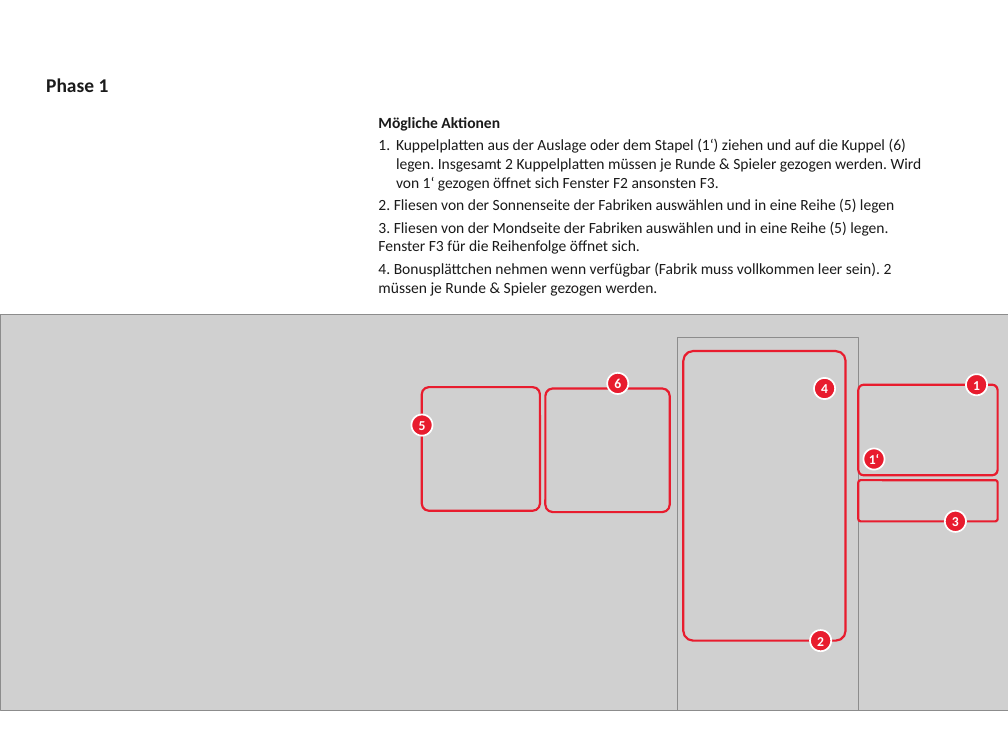
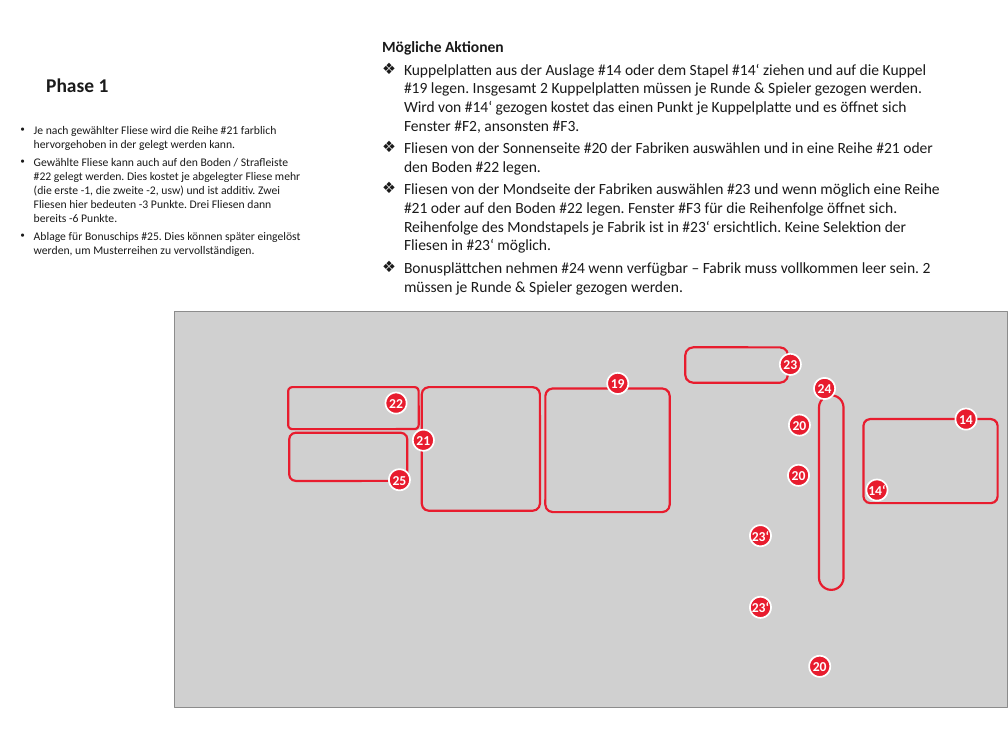
Before and after one commit to artfox1985/mosaic-AI, a slide deck: slide 6 of docs/game_manual_GUI.pptx. Drawn at 1008x756 pixels with LibreOffice and Linux fonts; fonts in the diff are those of the drawing; grey boxes stand for pictures. Boxes give left, top, right and bottom in pixels: in the first picture for what was removed or moved away, otherwise in the second. Text is boxed around its words. In the diff, an @@ line names an element or a change of style, - is before the commit and + after.

```diff
--- a/docs/game_manual_GUI.pptx
+++ b/docs/game_manual_GUI.pptx
@@ text "Mögliche Aktionen": place and size @@
-text "Mögliche Aktionen" at <box>378,117,922,296</box>
+text "Mögliche Aktionen" at <box>382,41,939,295</box>
@@ text at <box>404,64,939,295</box>: text changed @@
-1. Kuppelplatten aus der Auslage oder dem Stapel (1‘) ziehen und auf die Kuppel (6) legen. Insgesamt 2 Kuppelplatten müssen je Runde & Spieler gezogen werden. Wird von 1‘ gezogen öffnet sich Fenster F2 ansonsten F3.
-2. Fliesen von der Sonnenseite der Fabriken auswählen und in eine Reihe (5) legen
-3. Fliesen von der Mondseite der Fabriken auswählen und in eine Reihe (5) legen. Fenster F3 für die Reihenfolge öffnet sich.
-4. Bonusplättchen nehmen wenn verfügbar (Fabrik muss vollkommen leer sein). 2 müssen je Runde & Spieler gezogen werden.
+❖ Kuppelplatten aus der Auslage #14 oder dem Stapel #14‘ ziehen und auf die Kuppel #19 legen. Insgesamt 2 Kuppelplatten müssen je Runde & Spieler gezogen werden. Wird von #14‘ gezogen kostet das einen Punkt je Kuppelplatte und es öffnet sich Fenster #F2, ansonsten #F3.
+❖ Fliesen von der Sonnenseite #20 der Fabriken auswählen und in eine Reihe #21 oder den Boden #22 legen.
+❖ Fliesen von der Mondseite der Fabriken auswählen #23 und wenn möglich eine Reihe #21 oder auf den Boden #22 legen. Fenster #F3 für die Reihenfolge öffnet sich. Reihenfolge des Mondstapels je Fabrik ist in #23‘ ersichtlich. Keine Selektion der Fliesen in #23‘ möglich.
+❖ Bonusplättchen nehmen #24 wenn verfügbar – Fabrik muss vollkommen leer sein. 2 müssen je Runde & Spieler gezogen werden.
@@ text added at <box>34,126,301,256</box>, 12 pt, text #1A1A1A @@
+• Je nach gewählter Fliese wird die Reihe #21 farblich hervorgehoben in der gelegt werden kann.
+• Gewählte Fliese kann auch auf den Boden / Strafleiste #22 gelegt werden. Dies kostet je abgelegter Fliese mehr (die erste -1, die zweite -2, usw) und ist additiv. Zwei Fliesen hier bedeuten -3 Punkte. Drei Fliesen dann bereits -6 Punkte.
+• Ablage für Bonuschips #25. Dies können später eingelöst werden, um Musterreihen zu vervollständigen.
@@ picture: place and size @@
-picture at <box>0,315,1008,710</box>
+picture at <box>174,312,1007,707</box>
@@ picture removed at <box>677,337,858,710</box> @@
@@ proportions changed in 3 elements at <box>864,419,998,503</box>, <box>819,395,843,590</box>, <box>685,347,788,383</box> @@
@@ rounded rectangle: place and size @@
-rounded rectangle at <box>858,481,997,522</box>
+rounded rectangle at <box>685,347,788,383</box>
@@ ellipse added at <box>780,354,801,375</box>, fill #E81C2E, outline #FFFFFF 1.75 pt, 14 pt, text #FFFFFF, bold @@
+23
@@ rounded rectangle added at <box>288,387,418,429</box>, outline #E81C2E 2.25 pt @@
@@ text in ellipse at <box>611,379,625,393</box>: text changed @@
-6
+19
@@ text in ellipse at <box>818,384,832,398</box>: text changed @@
-4
+24
@@ ellipse added at <box>385,392,406,413</box>, fill #E81C2E, outline #FFFFFF 1.75 pt, 14 pt, text #FFFFFF, bold @@
+22
@@ ellipse added at <box>789,415,810,436</box>, fill #E81C2E, outline #FFFFFF 1.75 pt, 14 pt, text #FFFFFF, bold @@
+20
@@ rounded rectangle: place and size @@
-rounded rectangle at <box>684,351,846,640</box>
+rounded rectangle at <box>819,395,843,590</box>
@@ rounded rectangle: place and size @@
-rounded rectangle at <box>858,385,997,475</box>
+rounded rectangle at <box>864,419,998,503</box>
@@ ellipse "14": place and size @@
-ellipse "14" at <box>966,374,987,395</box>
+ellipse "14" at <box>955,408,976,429</box>
@@ text in ellipse at <box>959,415,973,429</box>: text changed @@
-1
+14
@@ rounded rectangle added at <box>289,433,408,481</box>, outline #E81C2E 2.25 pt @@
@@ ellipse "21": place and size @@
-ellipse "21" at <box>411,415,432,436</box>
+ellipse "21" at <box>413,429,434,450</box>
@@ text in ellipse at <box>416,436,430,450</box>: text changed @@
-5
+21
@@ ellipse added at <box>389,469,410,490</box>, fill #E81C2E, outline #FFFFFF 1.75 pt, 14 pt, text #FFFFFF, bold @@
+25
@@ ellipse added at <box>788,465,809,486</box>, fill #E81C2E, outline #FFFFFF 1.75 pt, 14 pt, text #FFFFFF, bold @@
+20
@@ ellipse "14‘": place and size @@
-ellipse "14‘" at <box>864,448,885,469</box>
+ellipse "14‘" at <box>867,480,888,501</box>
@@ text in ellipse at <box>868,484,885,500</box>: text changed @@
-1‘
+14‘
@@ ellipse added at <box>750,525,771,546</box>, fill #E81C2E, outline #FFFFFF 1.75 pt, 14 pt, text #FFFFFF, bold @@
+23‘
@@ ellipse removed at <box>945,511,966,532</box> @@
-3
@@ ellipse added at <box>750,597,771,618</box>, fill #E81C2E, outline #FFFFFF 1.75 pt, 14 pt, text #FFFFFF, bold @@
+23‘
@@ ellipse added at <box>809,656,830,677</box>, fill #E81C2E, outline #FFFFFF 1.75 pt, 14 pt, text #FFFFFF, bold @@
+20
@@ ellipse removed at <box>810,630,831,651</box> @@
-2
```
Also in this commit, not shown: 7 other slides changed, 3 slides added, 1 slide removed, 7 other files.
